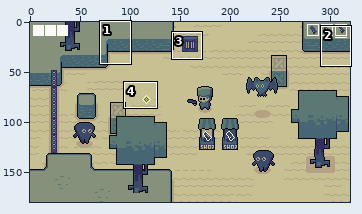
Pixel-art file, stored at assets/sprites/global.aseprite. Above: a wide view before the commit, with the close-up outlined.
Close-up. Before:
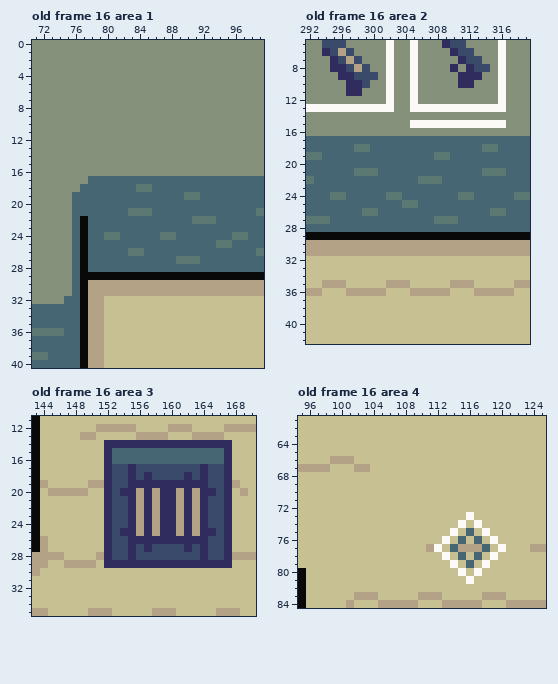
320x180 pixels, 16 frames. Shown: old frame 16 area 1: x 71..99, y 0..40; old frame 16 area 2: x 292..319, y 5..42; old frame 16 area 3: x 143..170, y 11..35; old frame 16 area 4: x 95..125, y 61..84. The commit also changed other frames or places, which this record leaves out.
The same view after the edit:
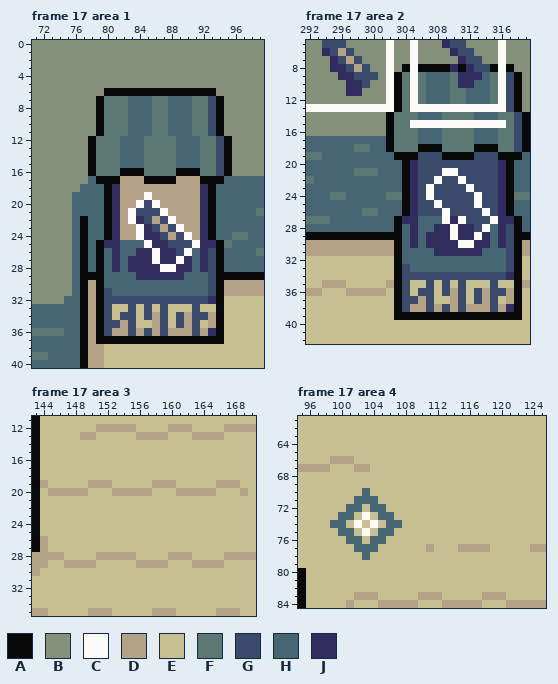
Palette (. is transparent): A #090909  B #85917a  C #fbfaf7  D #b3a286  E #c7c093  F #5c7873  G #3a4a6b  H #466673  J #302c5e
A new or re-ordered frame is compared with the old frame closest to it.
Edits made:
frames 16 -> 17
Changed rows in their new state; - is an unchanged pixel.
Frame 17 area 1 is new; against old frame 16, layer "tilemap":
first column x 78:
 6 --AAAAAAAAAAAAAA--
 7 -AFFFHHHFFHHHFFGA-
 8 -AFFFHHHFFHHHFFGA-
 9 -AFFFHHHFFHHHFFGA-
10 -AFFFHHHFFHHHFFGA-
11 -AFFFHHHFFHHHFFGA-
12 AFFFHHHFFFFHHHFFGA
13 AFFFHHHFFFFHHHFFGA
14 AFFFHHHFFFFHHHFFGA
15 AFFFHHHFFFFHHHFFGA
16 AFFFAAAFFFFAAAFFGA
17 -AAADDDAAAADDDAAA-
18 --AJDDDDDDDDDDJA--
19 --AJDDDCDDDDDDJA--
20 --AJDDCGCDDDDDJA--
21 --AJDCGGGCDDDDJA--
22 --AJDCJGDGCDDDJA--
23 --AJDDCJGDGCDDJA--
24 --AJDDCJJGDGCDJA--
25 -AJJ---CJJGGGCJJA-
26 -A-J-HJJCJJGC-JGA-
27 -A-J-JJJCJJCJHJGA-
28 -A-J-JJJJCCJJ-JGA-
29 --HHHHJJJJJJHHHG--
30 -AHHHHHHHHHHHHHGA-
31 -AGHHHHHHHHHHHHGA-
32 -AGGGGGGGGGGGGGJA-
33 -AG--G-G-G---G--A-
34 -AG-GG-GDG-GDGGDA-
35 -AGGDG--DG-GDG-DA-
36 -AGDDGDGDGDDDGDJA-
37 -AAAAAAAAAAAAAAAA-
Frame 17 area 2 is new; against old frame 16, layer "tilemap":
first column x 302:
 8 --A-AAAA-A---A-A--
 9 -AF-FHHHF---HF-GA-
10 -AF-FHHHF--HHF-GA-
11 -AF-FHHHFFHHHF-GA-
12 -AF-FHHHFFHHHF-GA-
13 -AF------------GA-
14 AFFFHHHFFFFHHHFFGA
15 AFF------------FGA
16 AFFFHHHFFFFHHHFFGA
17 AFFF---FFFF---FFGA
18 AFFFAAAFFFFAAAFFGA
19 -AAAGGGAAAAGGGAAA-
20 --AJGGGGGGGGGGJA--
21 --AJGGGCCGGGGGJA--
22 --AJGGCGGCGGGGJA--
23 --AJGCGGGGCGGGJA--
24 --AJGCGGGGGCGGJA--
25 --AJGGCGGGGCGGJA--
26 --AJGGGCGGGGCGJA--
27 -AJJ--HCJCGGGCJJA-
28 -A-J--JJCJJGC-JGA-
29 --HJHJJJCJJCJHJG--
30 -AHJHJJJJCCJJHJGA-
31 -AHHHHJJJJJJHHHGA-
32 -AHHHHHHHHHHHHHGA-
33 -AGHHHHHHHHHHHHGA-
34 -AGGGGGGGGGGGGGJA-
35 -AG--G-GEGE--G--A-
36 -AGEGGEGDG-G-GG-A-
37 -AGGDG--DG-GDG-DA-
38 -AGDDGDGDGDDDGDJA-
39 -AAAAAAAAAAAAAAAA-
Frame 17 area 3 is new; against old frame 16, layer "tilemap":
first column x 152:
14 EEEEEEEEEEEEEEEE
15 EEEEEEEEEEEEEEEE
16 EEEEEEEEEEEEEEEE
17 EEEEEEEEEEEEEEEE
18 EEEEEEEEEEEEEEEE
19 DEEEEEDDDEEEEEDD
20 EDDD-DEEE-D-DDEE
21 EEEEEEEEEEEEEEEE
22 EEEEEEEEEEEEEEEE
23 EEEEEEEEEEEEEEEE
24 EEEEEEEEEEEEEEEE
25 EEEEEEEEEEEEEEEE
26 EEEEEEEEEEEEEEEE
27 EEEEEEEEEEEEEEEE
28 DDDDEEEEDDDEEEED
29 EEEEDDDDEEEDDDDE
Frame 17 area 4 is new; against old frame 16, layer "ui":
first column x 99:
70 ----H-----------------
71 ---HHH----------------
72 --HH-HH---------------
73 -HH-C-HH---------E----
74 HH-C-C-HH-------E-E---
75 -HH-C-HH-------E-E-E--
76 --HH-HH-------E-E-E-E-
77 ---HHH-------E-E---D-E
78 ----H---------E-E-E-E-
79 ---------------E-E-E--
80 ----------------E-E---
81 -----------------E----
